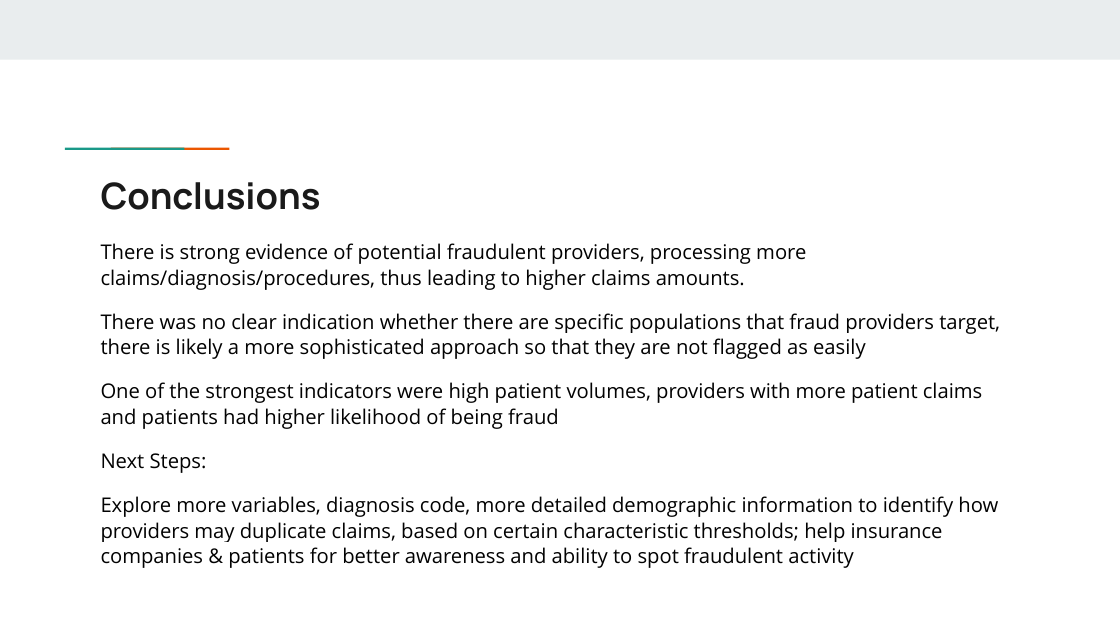
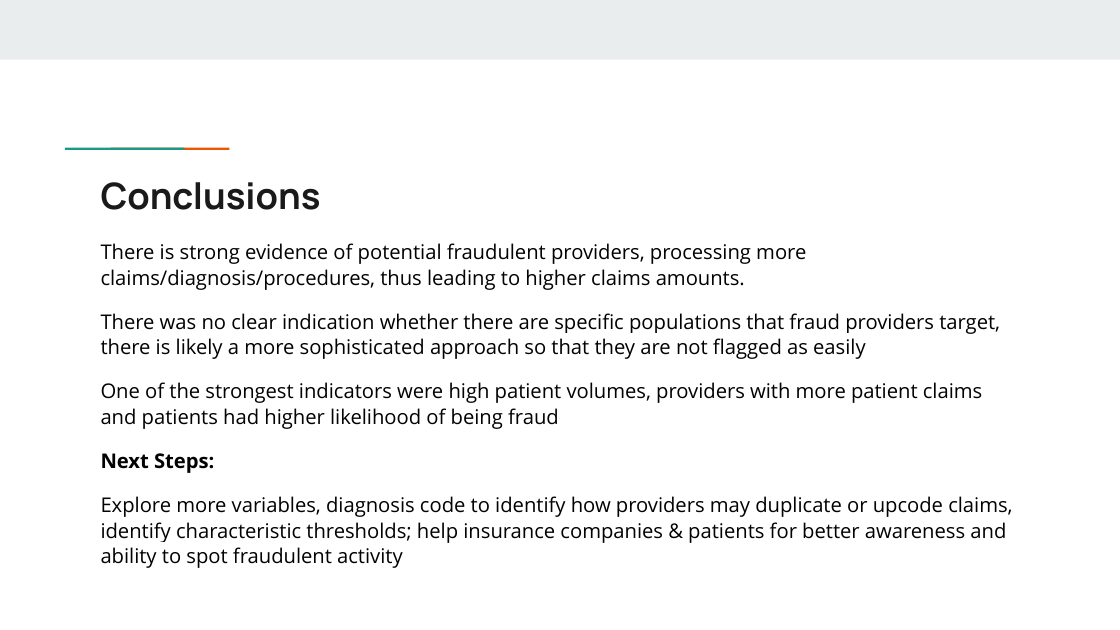
Before and after one commit to hedgekim/Healthcare-Fraud, a slide deck: slide 14 of Healthcare Fraud.pptx. Drawn at 1120x630 pixels with LibreOffice and Linux fonts; fonts in the diff are those of the drawing. Boxes give left, top, right and bottom in pixels: in the first picture for what was removed or moved away, otherwise in the second. Text is boxed around its words. In the diff, an @@ line names an element or a change of style, - is before the commit and + after.

```diff
--- a/Healthcare Fraud.pptx
+++ b/Healthcare Fraud.pptx
@@ text at (101,453,214,473): bold on in "Next Steps:" @@
@@ text at (101,496,1012,568): text changed @@
-Explore more variables, diagnosis code, more detailed demographic information to identify how providers may duplicate claims, based on certain characteristic thresholds; help insurance companies & patients for better awareness and ability to spot fraudulent activity
+Explore more variables, diagnosis code to identify how providers may duplicate or upcode claims, identify characteristic thresholds; help insurance companies & patients for better awareness and ability to spot fraudulent activity
```
Also in this commit, not shown: 4 other slides changed, 1 other file.
